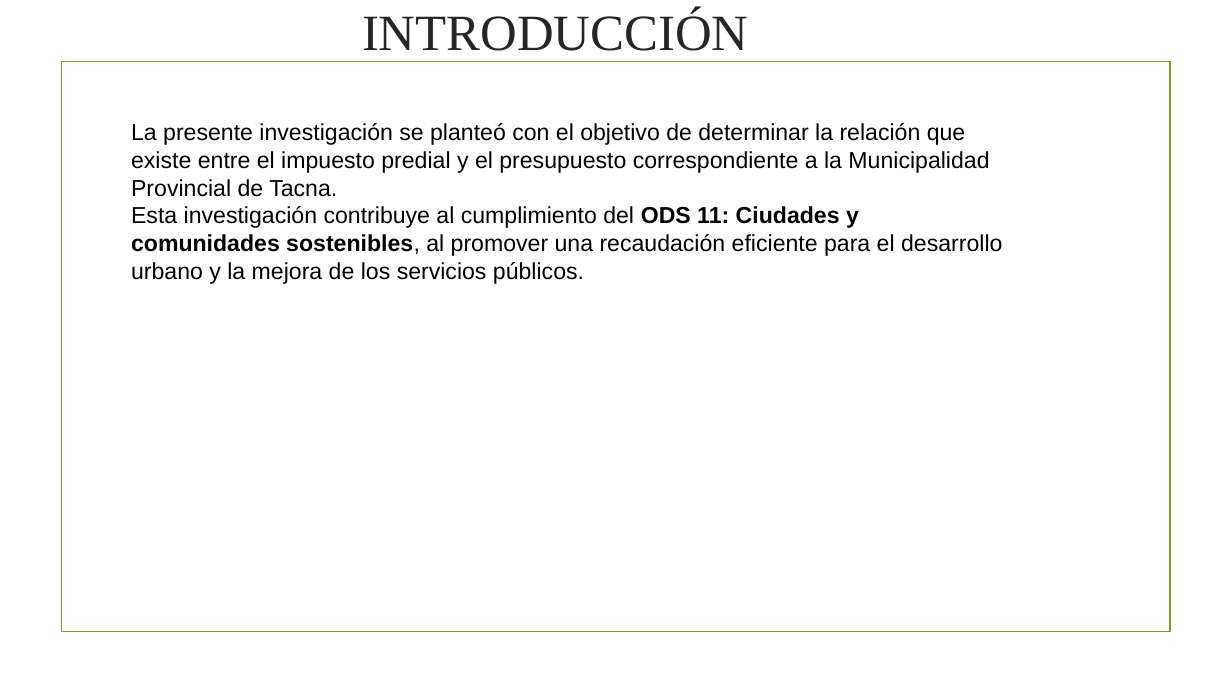
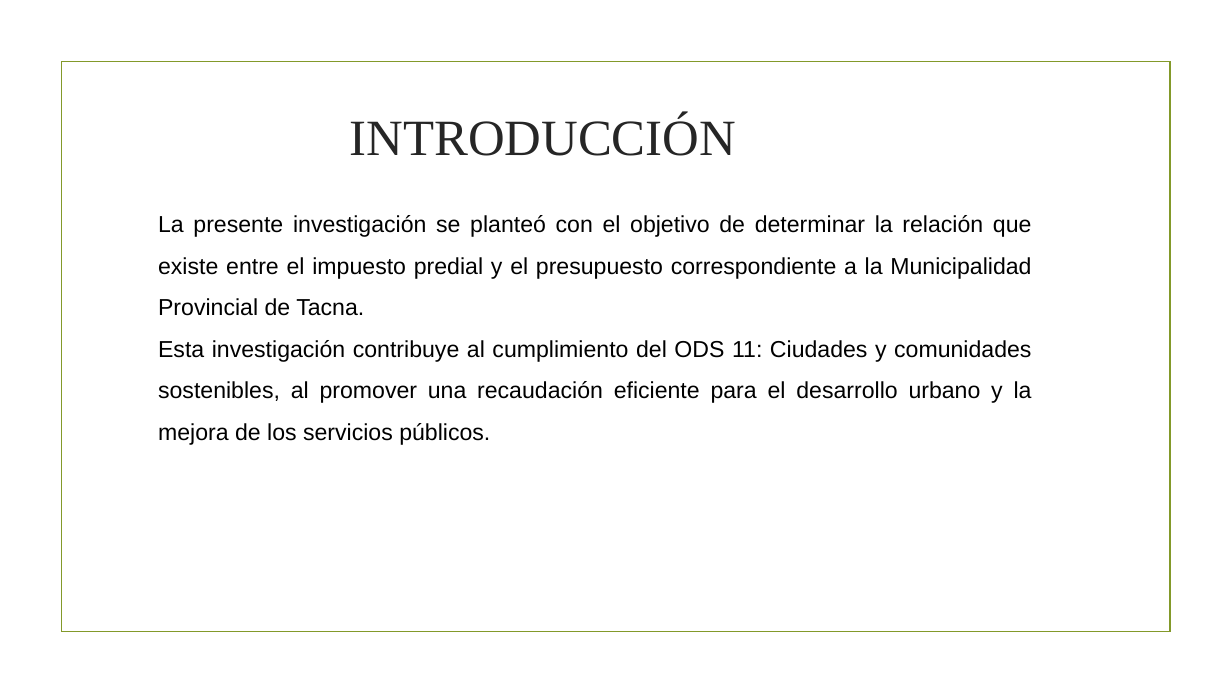
Before and after one commit to francocode93/mirella-tesis, a slide deck: slide 2 of EXPOSICION2.pptx. Drawn at 1232x693 pixels with LibreOffice and Linux fonts; fonts in the diff are those of the drawing; background and template pictures are left out. Boxes give left, top, right and bottom in pixels: in the first picture for what was removed or moved away, otherwise in the second. Text is boxed around its words. In the diff, an @@ line names an element or a change of style, - is before the commit and + after.

```diff
--- a/EXPOSICION2.pptx
+++ b/EXPOSICION2.pptx
@@ title "INTRODUCCIÓN": place and size @@
-title "INTRODUCCIÓN" at box(362, 10, 749, 51)
+title "INTRODUCCIÓN" at box(350, 115, 737, 156)
@@ text "La presente investigación se planteó ...": place and size @@
-text "La presente investigación se planteó ..." at box(131, 123, 1002, 284)
+text "La presente investigación se planteó ..." at box(158, 215, 1032, 445)
@@ text "La presente investigación se planteó ..." at box(158, 215, 1032, 445): bold off in "ODS 11: Ciudades y comunidades sostenibles,"; alignment left to justified; line spacing 1 to 1.5 @@
```
Also in this commit, not shown: 2 other slides changed, 1 other file.
